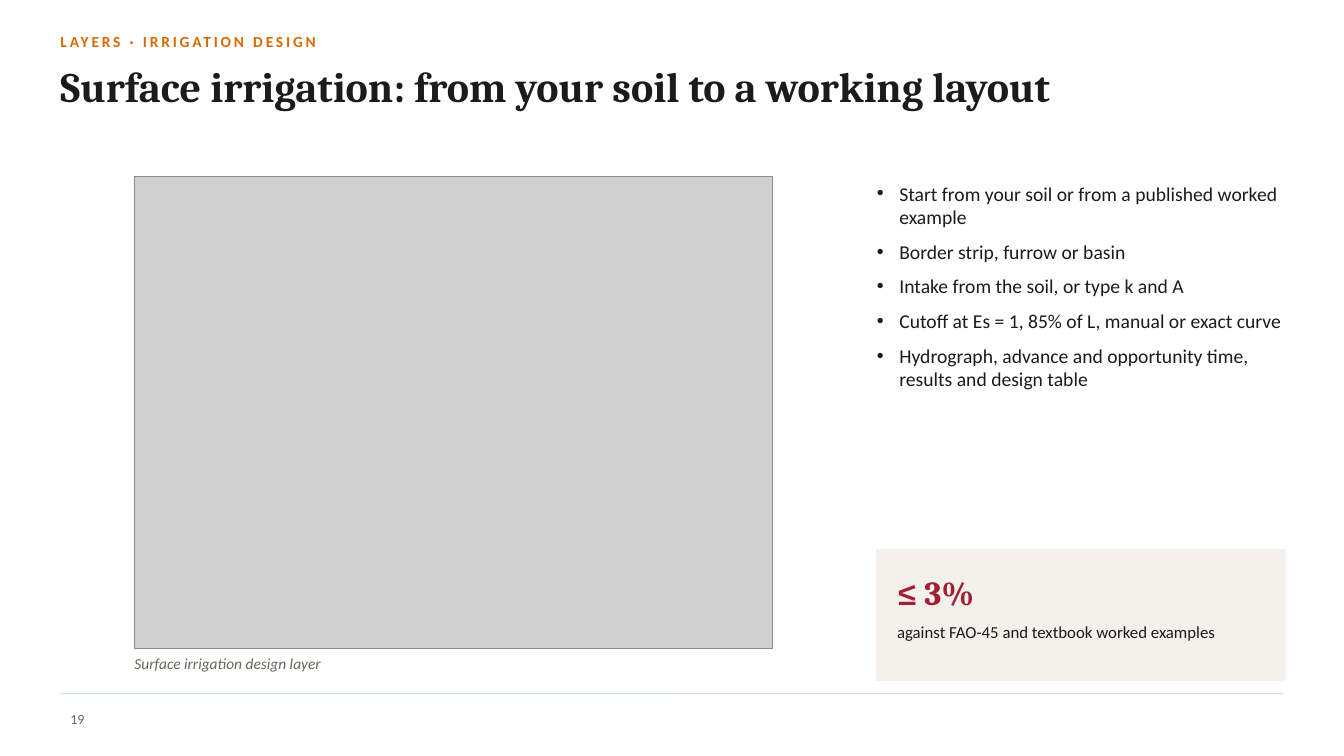
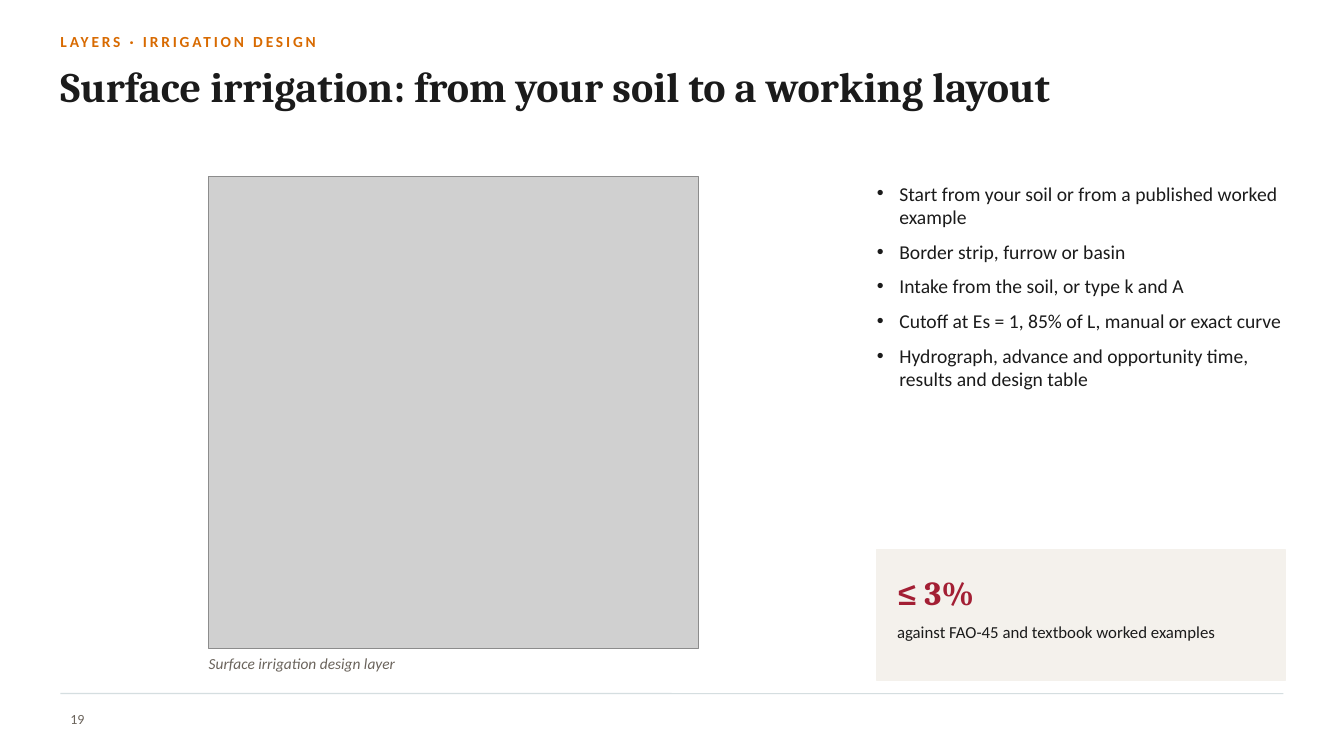
Before and after one commit to halilunaziru73-creator/Coupled-Water-Fluxes-Pore-Scale-Dynamics-Precision-Irrigation-Mulching-Feedback-Loops, a slide deck: slide 19 of Manuscripts/pdf/Supplementary/SWAFL_Presentation.pptx. Drawn at 1344x756 pixels with LibreOffice and Linux fonts; fonts in the diff are those of the drawing; grey boxes stand for pictures; background and template pictures are left out. Boxes give left, top, right and bottom in pixels: in the first picture for what was removed or moved away, otherwise in the second. Text is boxed around its words. In the diff, an @@ line names an element or a change of style, - is before the commit and + after.

Commit message:
Presentation: sharper double-resolution screenshots, larger figures

```diff
--- a/Manuscripts/pdf/Supplementary/SWAFL_Presentation.pptx
+++ b/Manuscripts/pdf/Supplementary/SWAFL_Presentation.pptx
@@ picture: place and size @@
-picture at box(134, 176, 772, 648)
+picture at box(209, 176, 699, 648)
@@ text "Surface irrigation design layer": place and size @@
-text "Surface irrigation design layer" at box(134, 658, 321, 672)
+text "Surface irrigation design layer" at box(209, 658, 395, 672)
```
Also in this commit, not shown: 11 other slides changed.
